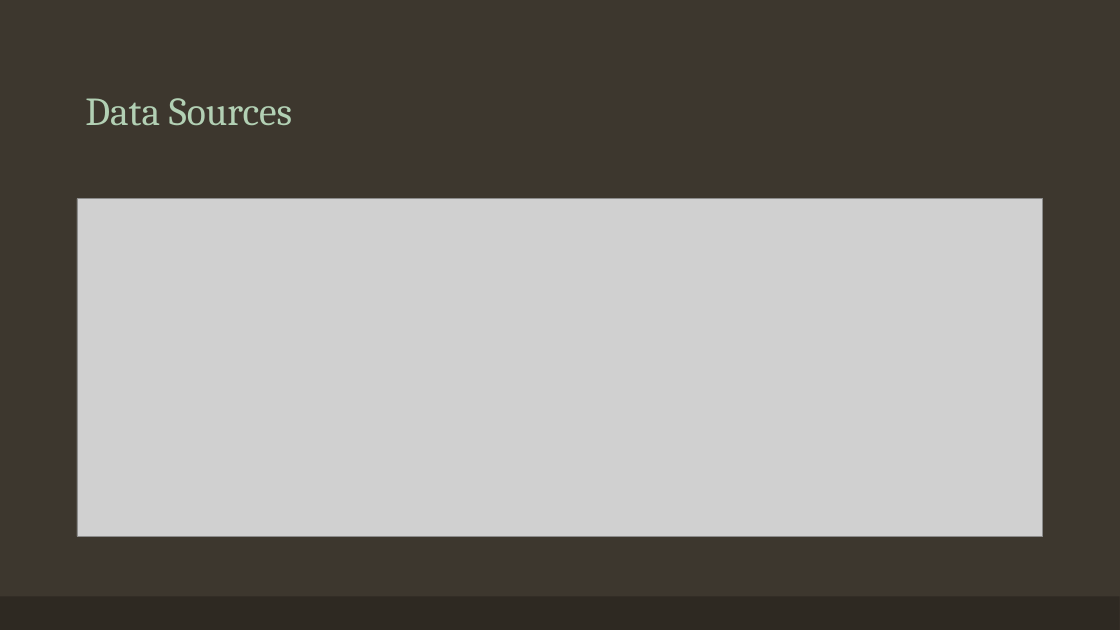
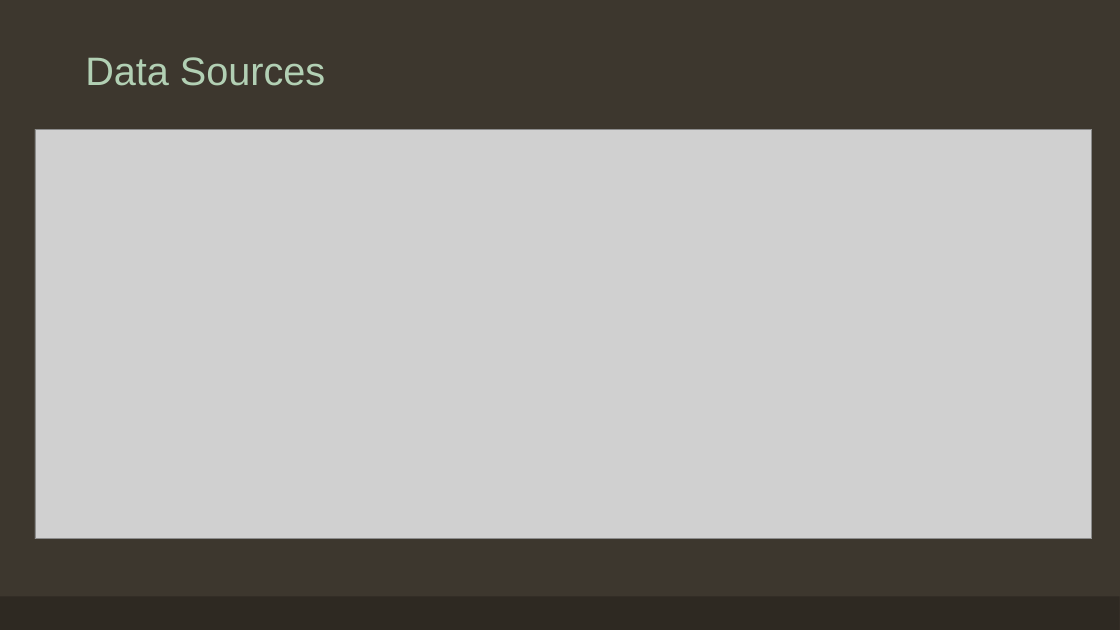
Before and after one commit to EEPlei/Americas-Warzone-Class-Project, a slide deck: slide 3 of Slides/final_slides.pptx. Drawn at 1120x630 pixels with LibreOffice and Linux fonts; fonts in the diff are those of the drawing; grey boxes stand for pictures. Boxes give left, top, right and bottom in pixels: in the first picture for what was removed or moved away, otherwise in the second. Text is boxed around its words. In the diff, an @@ line names an element or a change of style, - is before the commit and + after.

```diff
--- a/Slides/final_slides.pptx
+++ b/Slides/final_slides.pptx
@@ title "Data Sources": place and size @@
-title "Data Sources" at [85, 98, 292, 126]
+title "Data Sources" at [85, 57, 325, 86]
@@ title "Data Sources" at [85, 57, 325, 86]: font Cambria to Arial @@
@@ picture: place and size @@
-picture at [77, 199, 1044, 537]
+picture at [35, 129, 1092, 539]
```
Also in this commit, not shown: 3 other slides changed, 8 slides added, 1 slide removed.
